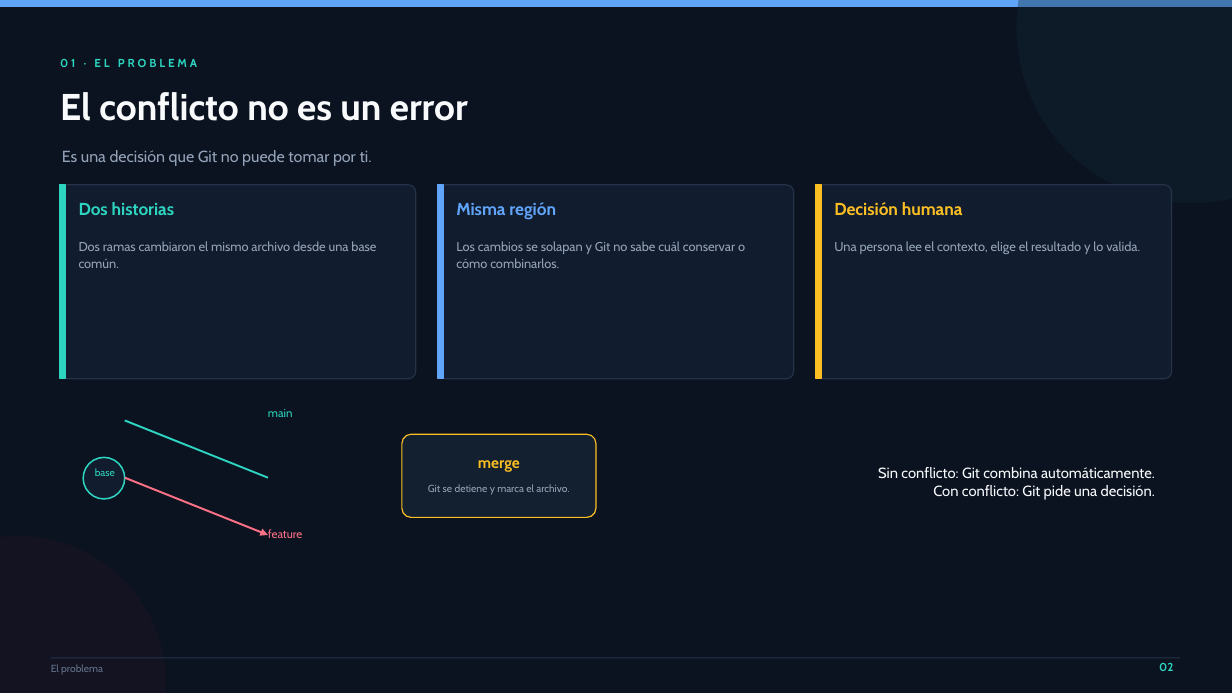
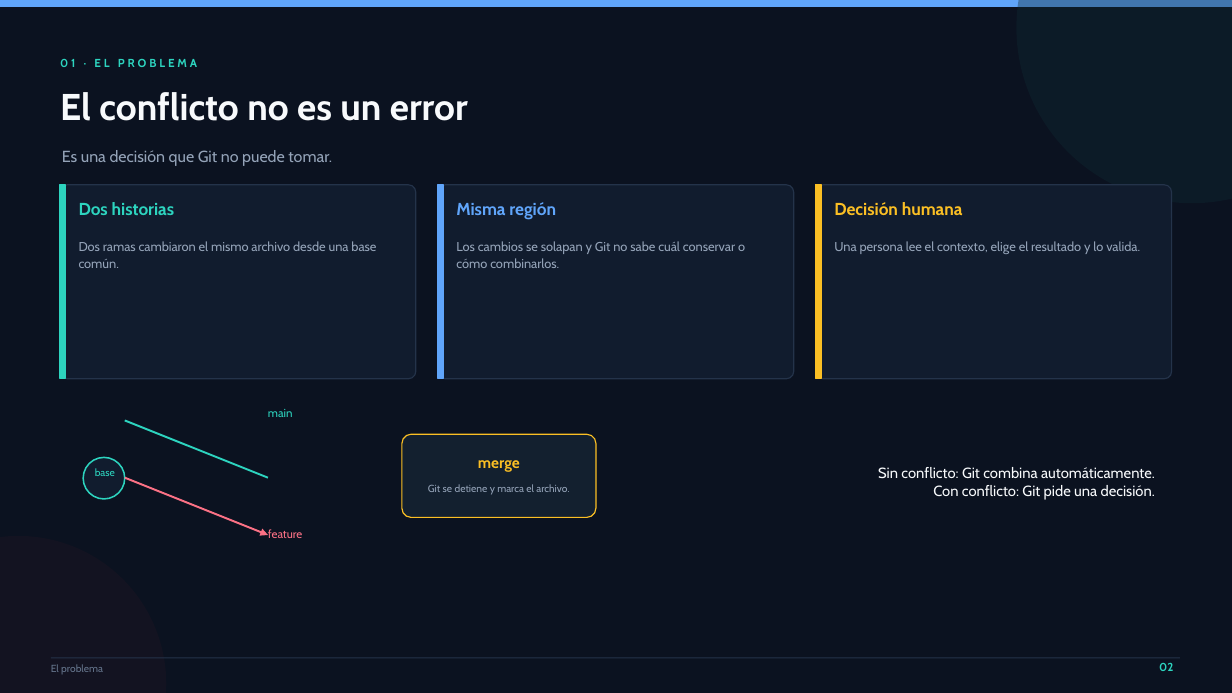
Before and after one commit to 75749748-blip/conflictos-git-ejercicios, a slide deck: slide 2 of Conflictos-Git-Presentacion.pptx. Drawn at 1232x693 pixels with LibreOffice and Linux fonts; fonts in the diff are those of the drawing. Boxes give left, top, right and bottom in pixels: in the first picture for what was removed or moved away, otherwise in the second. Text is boxed around its words. In the diff, an @@ line names an element or a change of style, - is before the commit and + after.

```diff
--- a/Conflictos-Git-Presentacion.pptx
+++ b/Conflictos-Git-Presentacion.pptx
@@ text at (x1=62, y1=150, x2=332, y2=166): text changed @@
-Es una decisión que Git no puede tomar por ti.
+Es una decisión que Git no puede tomar.
```
Also in this commit, not shown: 13 other slides changed, 17 other files.
